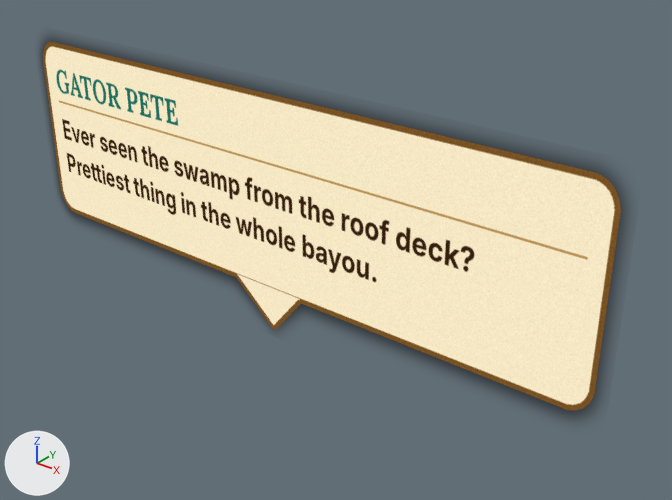
Before and after pictures for a commit that changed the glTF model sb_gator_t5.glb.
The view is the same before and after, from a 50 mm lens placed at (2.07, -2.22, 1.33), pointed at (0.21, 0.1, -0.11). Arrows for +X, +Y and +Z are at lower left; the lights stay in place. The picture after the commit comes second. Vertices at exactly the same position are counted once.

In view in the first picture: 'spire'.
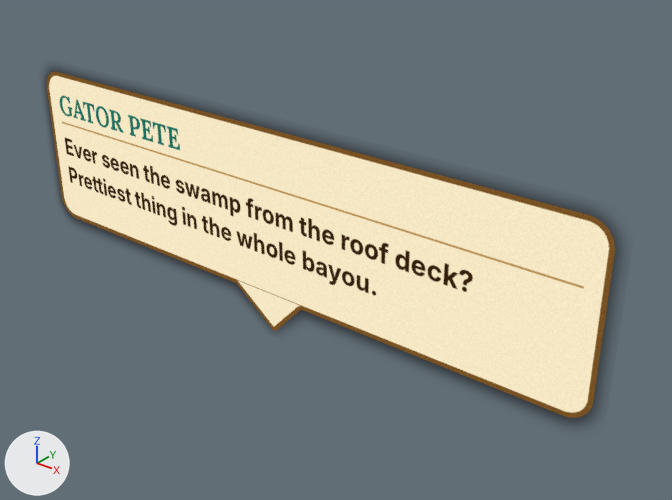
The newer file is also rescaled (x1.149), turned or shifted as a whole; pictures and numbers use the older file's frame.

Changed parts and their boxes (x1, y1, x2, y2) in the pictures (672 x 500 px):
'spire', reshaped (7% shorter)
    before: (42, 39, 624, 416)
    after: (46, 70, 618, 422)

What changed in the scene script:
```text
Change me_spire:
    used by ob_spire; location = (0.0, 0.0, 0.0)
    remove me_spire.from_pydata(...)  # 4 vertices, 2 faces; spans x -1.3..1.3, y 0.0, z -0.5..0.5
    add me_spire.from_pydata(...)  # 4 vertices, 2 faces; spans x -1.3..1.3, y 0.0, z -0.5..0.37
    me_spire part 1
    me_spire.vertices[2].co: (1.3, 0.0, 0.5) -> (1.3, 0.0, 0.37)
    me_spire.vertices[3].co: (-1.3, 0.0, 0.5) -> (-1.3, 0.0, 0.37)
```
